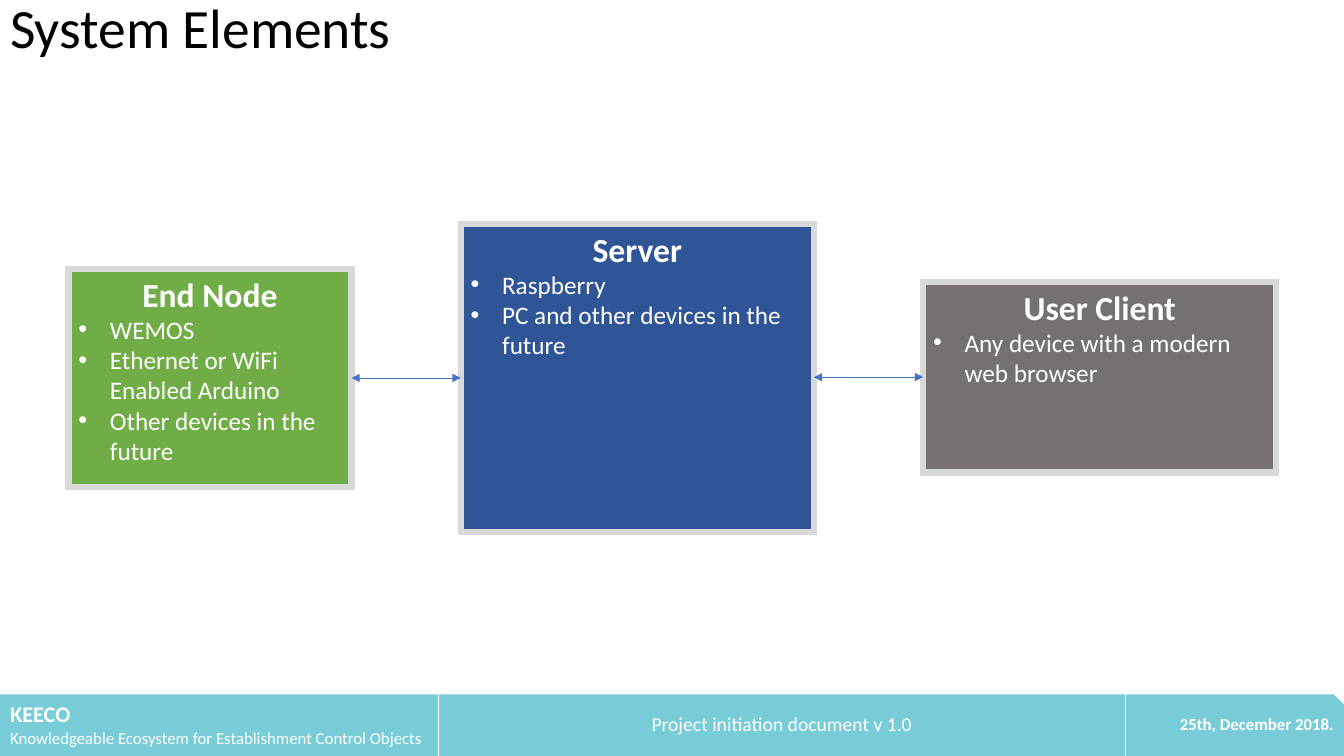
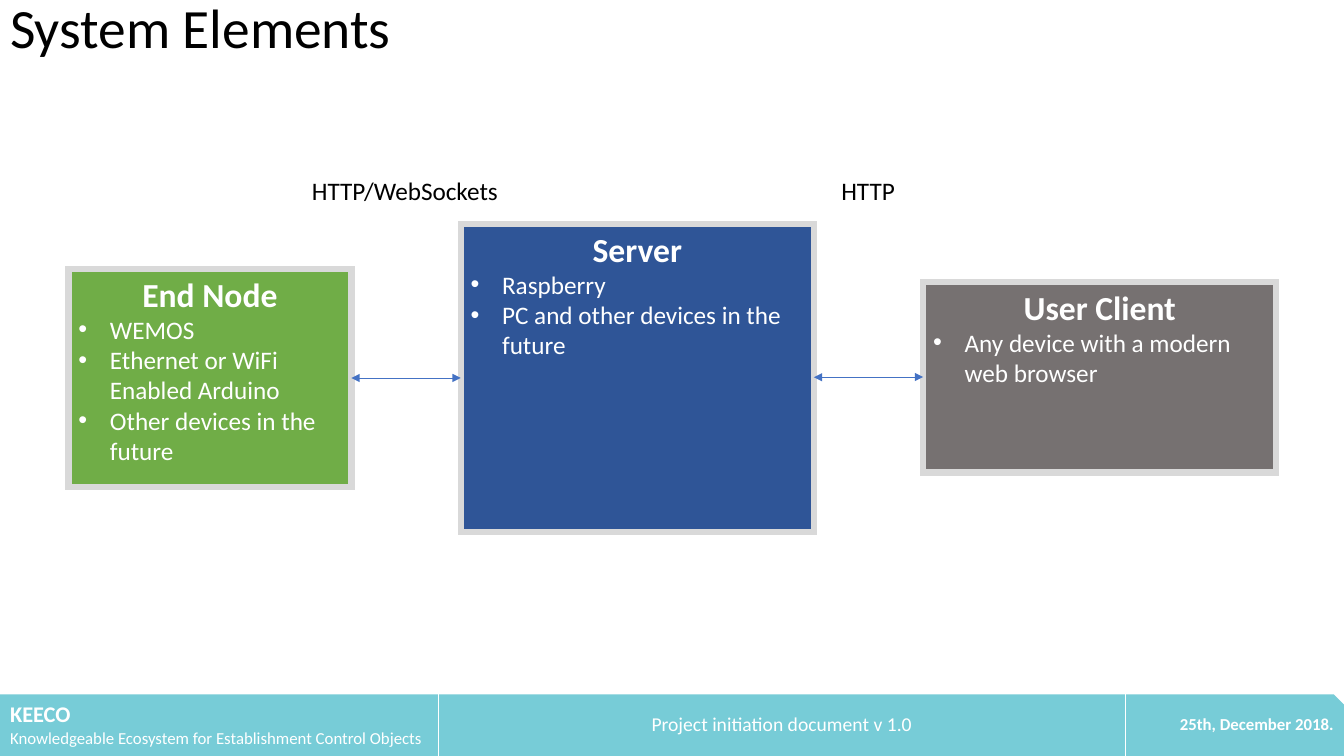
Before and after one commit to litechniks/KEECO, a slide deck: slide 4 of docs/20181225_KEECO_ProjectInit.pptx. Drawn at 1344x756 pixels with LibreOffice and Linux fonts; fonts in the diff are those of the drawing. Boxes give left, top, right and bottom in pixels: in the first picture for what was removed or moved away, otherwise in the second. Text is boxed around its words. In the diff, an @@ line names an element or a change of style, - is before the commit and + after.

```diff
--- a/docs/20181225_KEECO_ProjectInit.pptx
+++ b/docs/20181225_KEECO_ProjectInit.pptx
@@ text added at [312, 182, 498, 201], 18 pt, text #000000 @@
+HTTP/WebSockets
@@ text added at [841, 183, 895, 200], 18 pt, text #000000 @@
+HTTP
```
Also in this commit, not shown: 3 other slides changed, 1 slide added.
